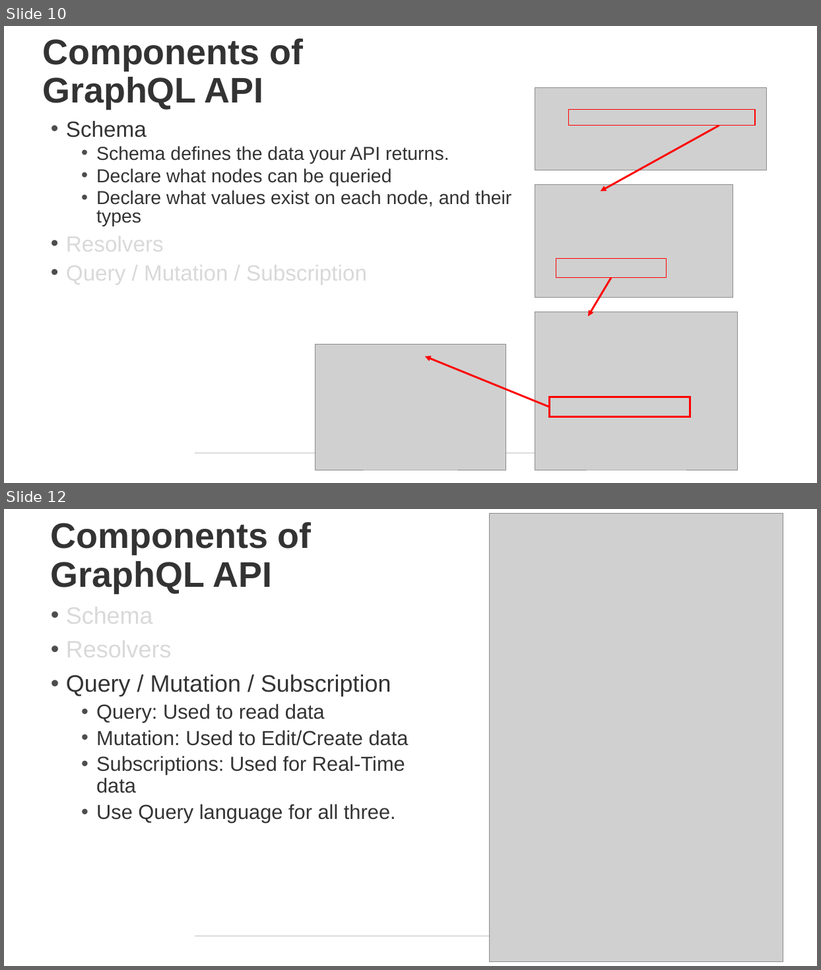
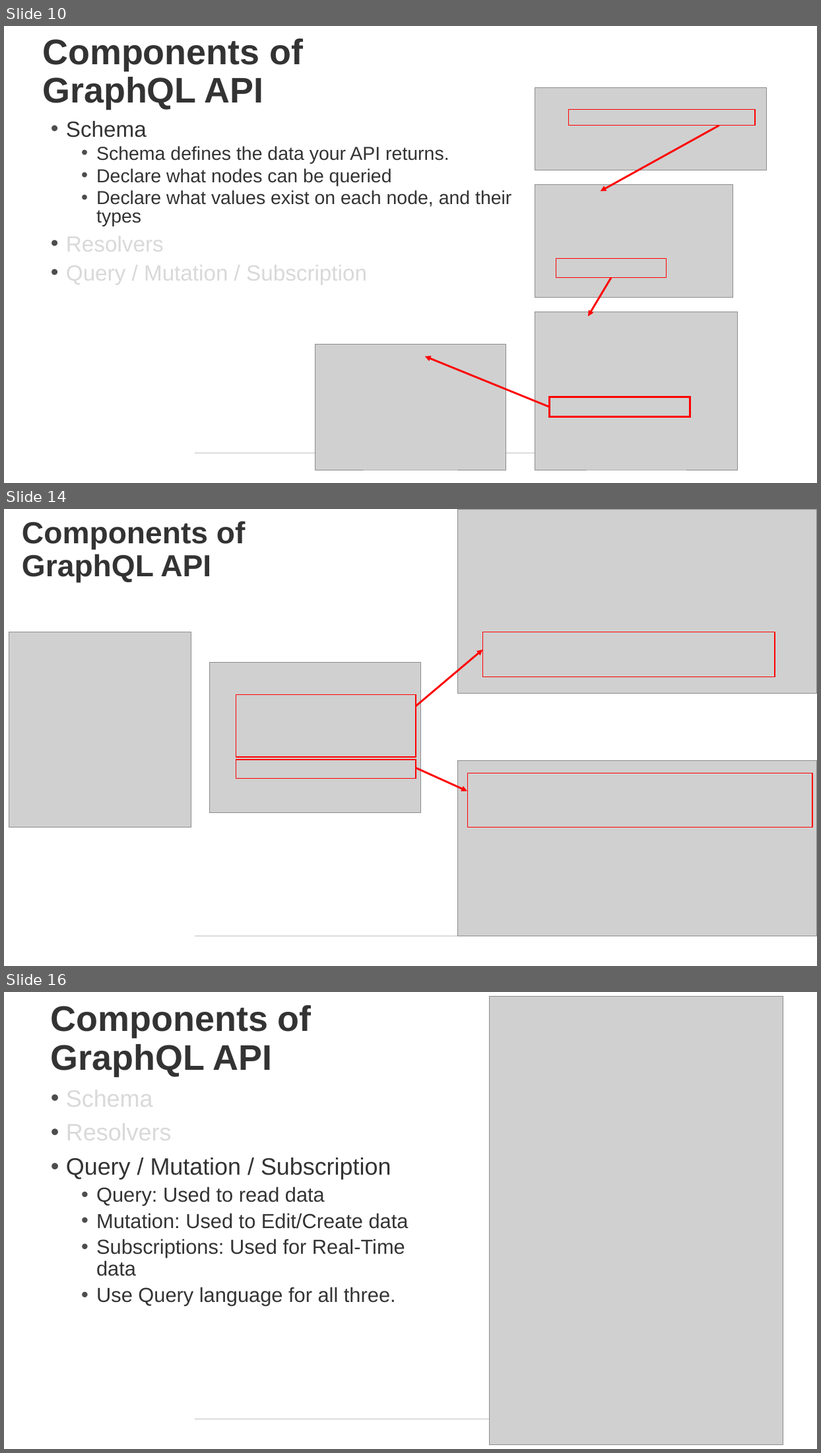
Before and after one commit to NPDSoftwareDev/graphql-presentation, a slide deck: graphql Introduction.pptx. Shown one above the other, each under a label of ours: slides 10 and 12 before the commit, slides 10, 14 and 16 after it; the slides between them are not shown. The pictures are 821x970 and 821x1453 pixels, drawn with LibreOffice and Linux fonts; fonts in the diff are those of the drawing; grey boxes stand for pictures. Boxes give left, top, right and bottom in pixels: in the first picture for what was removed or moved away, otherwise in the second. Text is boxed around its words. In the diff, an @@ line names an element or a change of style, - is before the commit and + after.

```diff
--- a/graphql Introduction.pptx
+++ b/graphql Introduction.pptx
@@ slide 14 added at (4,509,817,966), background #FFFFFF; not listed: 2 template elements that a slide beside it also shows @@
@@ title added at (22,521,246,582), 36 pt, text #333333, bold @@
+Components of GraphQL API
@@ picture added at (458,509,817,694) @@
@@ picture added at (9,632,191,828) @@
@@ rectangle added at (483,632,775,677), outline #FF0000 1 pt @@
@@ picture added at (209,662,420,813) @@
@@ arrow added from (416, 706) to (483, 650), #FF0000 2.25 pt @@
@@ rectangle added at (236,694,416,757), outline #FF0000 1 pt @@
@@ rectangle added at (236,760,416,779), outline #FF0000 1 pt @@
@@ picture added at (458,761,817,937) @@
@@ arrow added from (416, 768) to (467, 791), #FF0000 2.25 pt @@
@@ rectangle added at (468,774,813,828), outline #FF0000 1 pt @@
@@ what was slide 12 is now slide 16 @@
```
Also in this commit, not shown: 2 slides changed, 5 other slides added, 3 other files.
